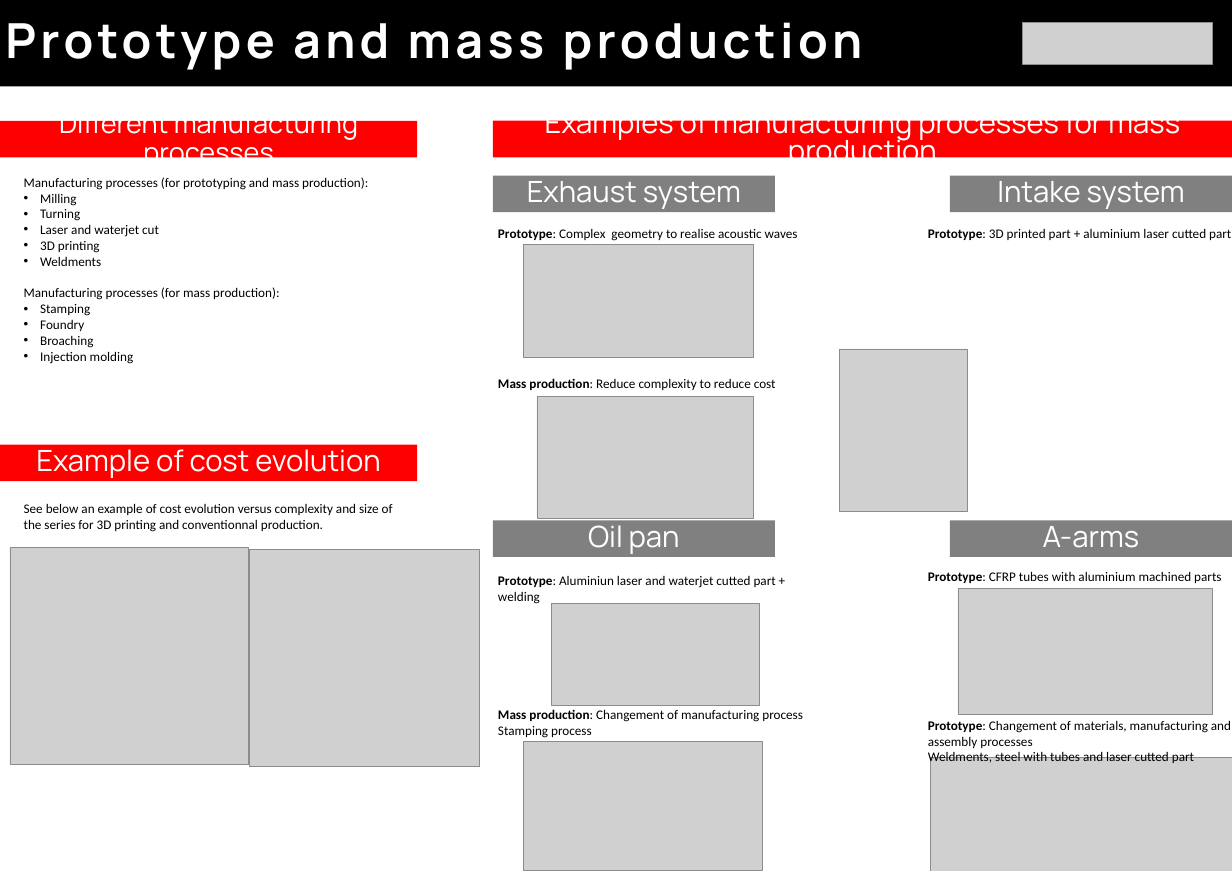
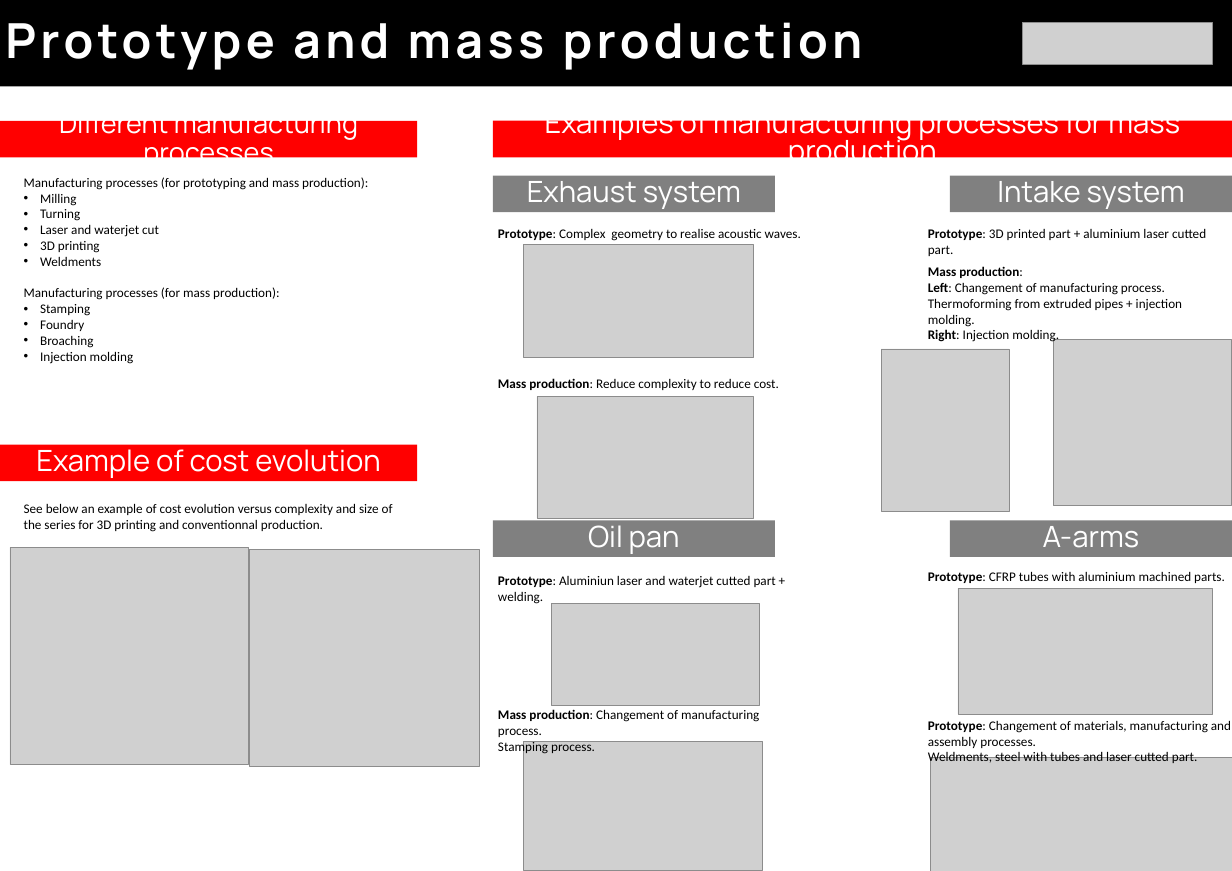
Before and after one commit to EOSCogniton/STUF2019, a slide deck: slide 1 of CR - Cost Report/Preparation oral/Prototype_and_mass_production.pptx. Drawn at 1232x871 pixels with LibreOffice and Linux fonts; fonts in the diff are those of the drawing; grey boxes stand for pictures. Boxes give left, top, right and bottom in pixels: in the first picture for what was removed or moved away, otherwise in the second. Text is boxed around its words. In the diff, an @@ line names an element or a change of style, - is before the commit and + after.

Commit message:
Cost oral

```diff
--- a/CR - Cost Report/Preparation oral/Prototype_and_mass_production.pptx
+++ b/CR - Cost Report/Preparation oral/Prototype_and_mass_production.pptx
@@ text at [498,229,801,241]: text changed @@
-Prototype: Complex geometry to realise acoustic waves
+Prototype: Complex geometry to realise acoustic waves.
@@ text at [928,229,1206,256]: text changed @@
-Prototype: 3D printed part + aluminium laser cutted part
+Prototype: 3D printed part + aluminium laser cutted part.
@@ text added at [928,266,1182,343], 18 pt, text #000000 @@
+Mass production:
+Left: Changement of manufacturing process. Thermoforming from extruded pipes + injection molding.
+Right: Injection molding.
@@ picture: place and size @@
-picture at [839,349,967,511]
+picture at [881,349,1009,511]
@@ picture added at [1053,339,1231,506] @@
@@ text at [498,378,779,390]: text changed @@
-Mass production: Reduce complexity to reduce cost
+Mass production: Reduce complexity to reduce cost.
@@ text at [928,572,1225,583]: text changed @@
-Prototype: CFRP tubes with aluminium machined parts
+Prototype: CFRP tubes with aluminium machined parts.
@@ text at [498,709,759,755]: text changed @@
-Mass production: Changement of manufacturing process
-Stamping process
+Mass production: Changement of manufacturing process.
+Stamping process.
@@ text at [928,721,1231,765]: text changed @@
-Prototype: Changement of materials, manufacturing and assembly processes
-Weldments, steel with tubes and laser cutted part
+Prototype: Changement of materials, manufacturing and assembly processes.
+Weldments, steel with tubes and laser cutted part.
```
Also in this commit, not shown: 12 other files.
